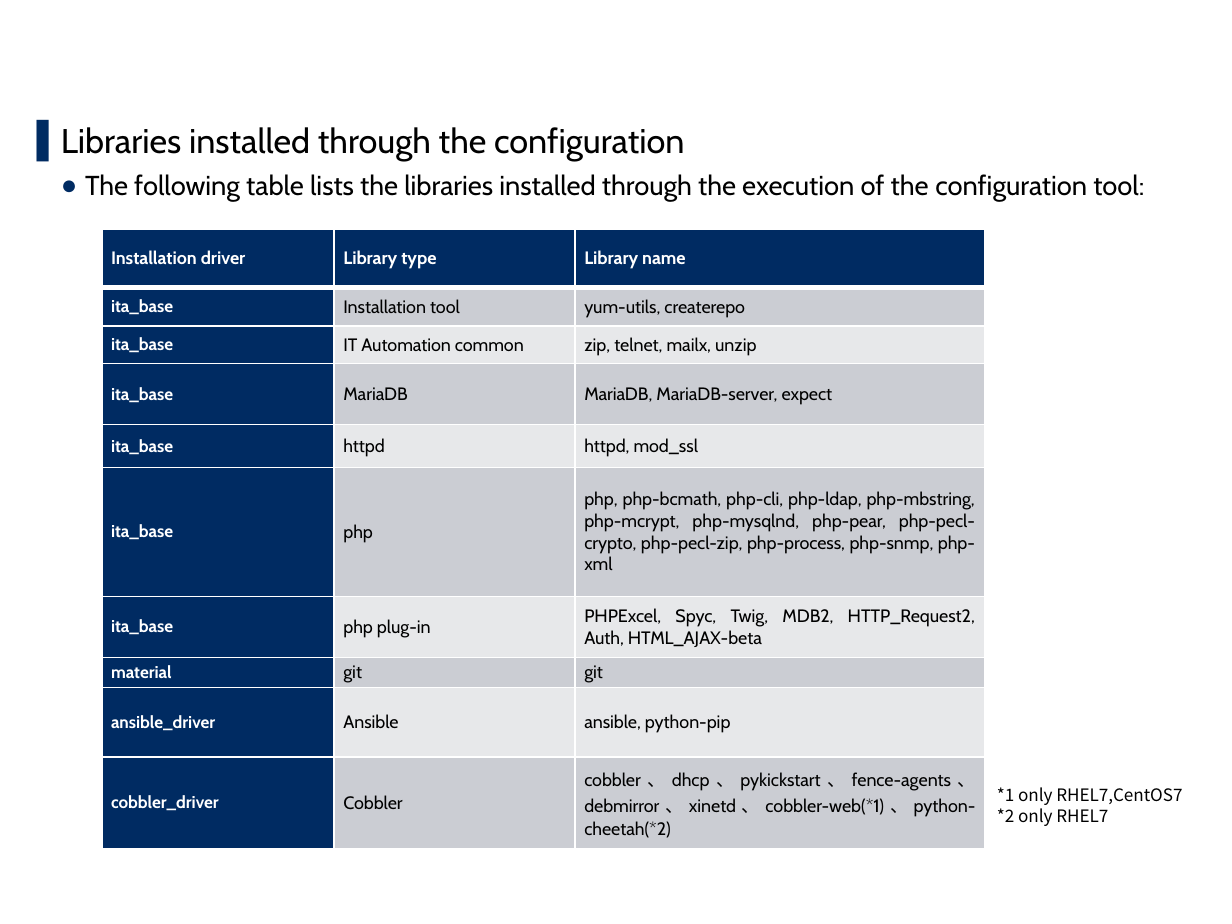
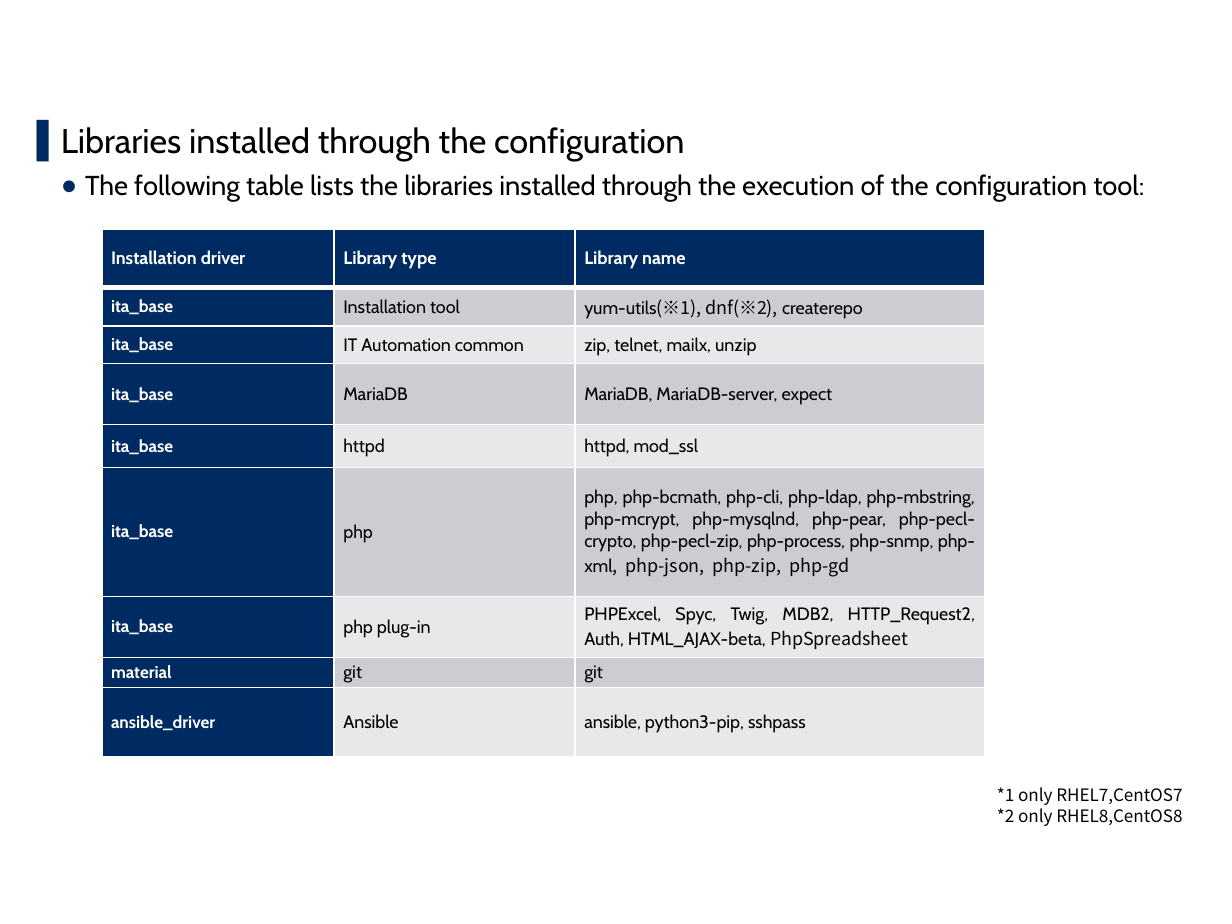
Before and after one commit to exastro-suite/it-automation-docs, a slide deck: slide 19 of asset/Learn/ITA-online-install_en.pptx. Drawn at 1232x924 pixels with LibreOffice and Linux fonts; fonts in the diff are those of the drawing; background and template pictures are left out. Boxes give left, top, right and bottom in pixels: in the first picture for what was removed or moved away, otherwise in the second. Text is boxed around its words. In the diff, an @@ line names an element or a change of style, - is before the commit and + after.

```diff
--- a/asset/Learn/ITA-online-install_en.pptx
+++ b/asset/Learn/ITA-online-install_en.pptx
@@ table at bbox=[102, 229, 986, 758] @@
-row 2, column 3: yum-utils, createrepo
+row 2, column 3: yum-utils(※1), dnf(※2), createrepo
-row 6, column 3: php, php-bcmath, php-cli, php-ldap, php-mbstring, php-mcrypt, php-mysqlnd, php-pear, php-pecl-crypto, php-pecl-zip, php-process, php-snmp, php-xml
+row 6, column 3: php, php-bcmath, php-cli, php-ldap, php-mbstring, php-mcrypt, php-mysqlnd, php-pear, php-pecl-crypto, php-pecl-zip, php-process, php-snmp, php-xml, php-json, php-zip, php-gd
-row 7, column 3: PHPExcel, Spyc, Twig, MDB2, HTTP_Request2, Auth, HTML_AJAX-beta
+row 7, column 3: PHPExcel, Spyc, Twig, MDB2, HTTP_Request2, Auth, HTML_AJAX-beta, PhpSpreadsheet
-row 9: ansible_driver | Ansible | ansible, python-pip
-row 10: cobbler_driver | Cobbler | cobbler、dhcp、pykickstart、fence-agents、debmirror、xinetd、cobbler-web(*1)、python-cheetah(*2)
+row 9: ansible_driver | Ansible | ansible, python3-pip, sshpass
@@ text at bbox=[997, 804, 1182, 826]: text changed @@
-*2 only RHEL7
+*2 only RHEL8,CentOS8
```
Also in this commit, not shown: 12 other slides changed.
